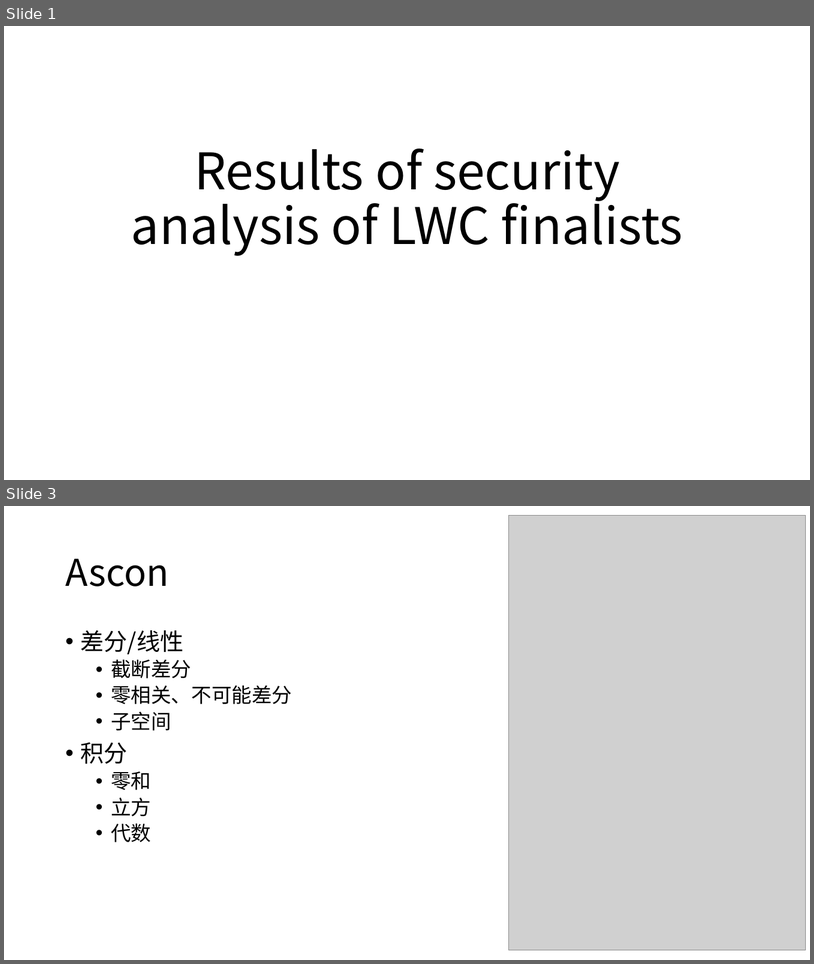
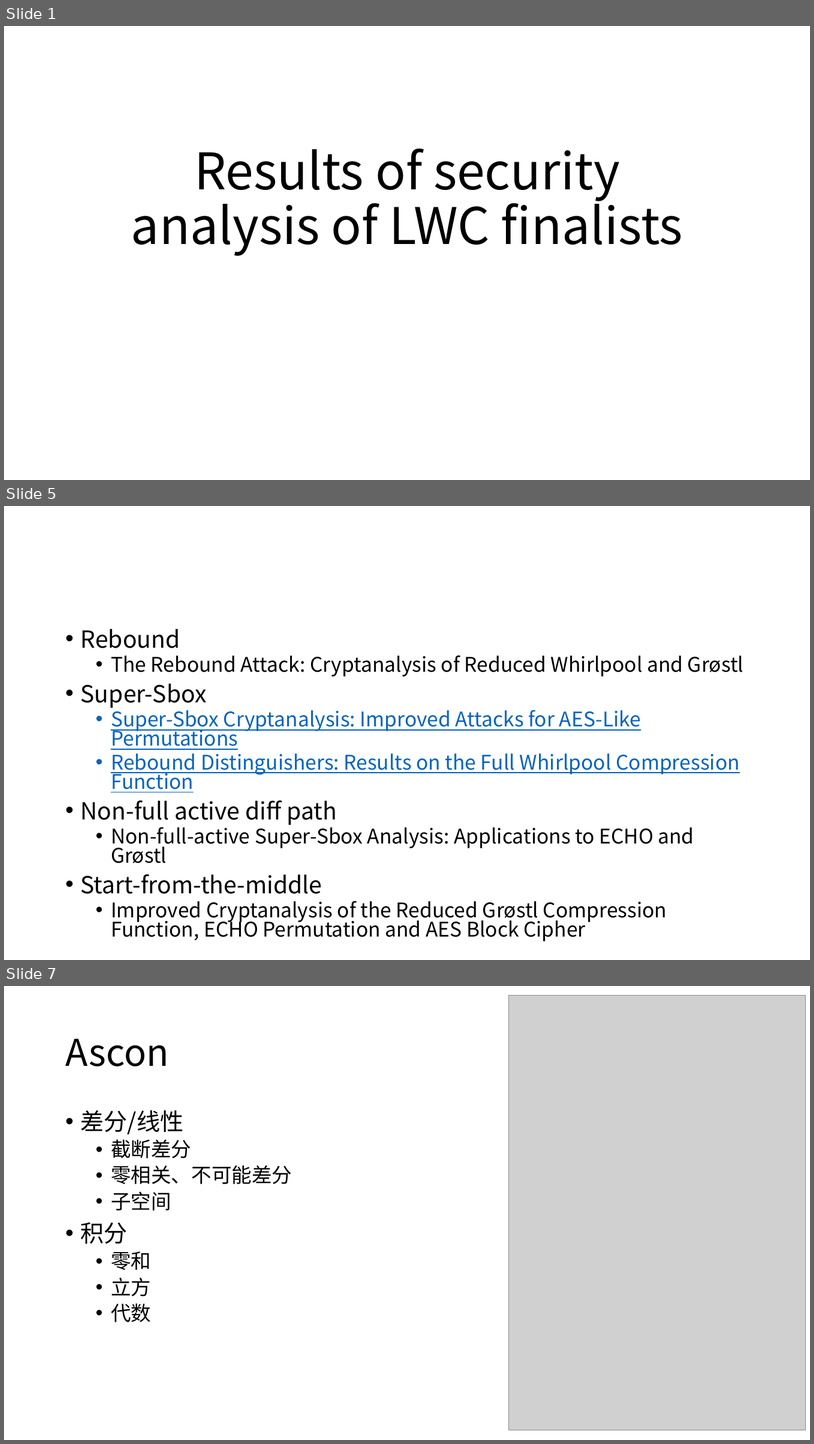
Before and after one commit to dtykira/LWC_finalists, a slide deck: round3.pptx. Shown one above the other, each under a label of ours: slides 1 and 3 before the commit, slides 1, 5 and 7 after it; the slides between them are not shown. The pictures are 814x964 and 814x1444 pixels, drawn with LibreOffice and Linux fonts; fonts in the diff are those of the drawing; grey boxes stand for pictures. Boxes give left, top, right and bottom in pixels: in the first picture for what was removed or moved away, otherwise in the second. Text is boxed around its words. In the diff, an @@ line names an element or a change of style, - is before the commit and + after.

```diff
--- a/round3.pptx
+++ b/round3.pptx
@@ slide 5 added at box(4, 506, 810, 960), background #FFFFFF @@
@@ text added at box(81, 628, 744, 941), 24 pt, text #000000 @@
+• Rebound
+  • The Rebound Attack: Cryptanalysis of Reduced Whirlpool and Grøstl
+• Super-Sbox
+  • Super-Sbox Cryptanalysis: Improved Attacks for AES-Like Permutations
+  • Rebound Distinguishers: Results on the Full Whirlpool Compression Function
+• Non-full active diff path
+  • Non-full-active Super-Sbox Analysis: Applications to ECHO and Grøstl
+• Start-from-the-middle
+  • Improved Cryptanalysis of the Reduced Grøstl Compression Function, ECHO Permutation and AES Block Cipher
@@ what was slide 3 is now slide 7 @@
```
Also in this commit, not shown: 4 slides changed, 6 other slides added, 3 other files.
